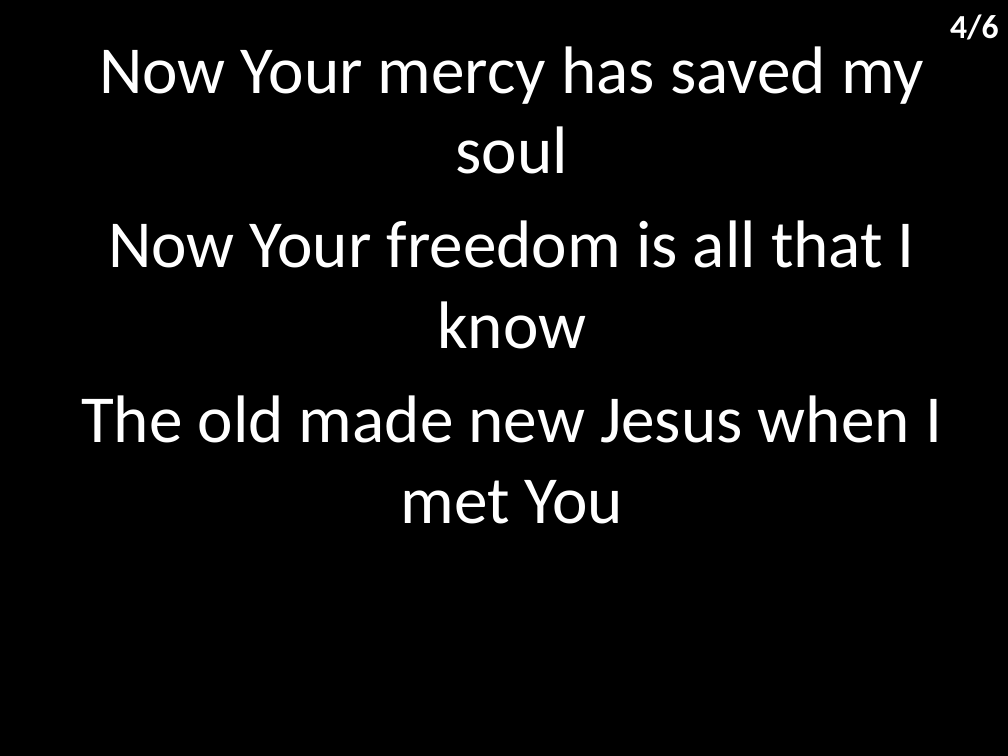
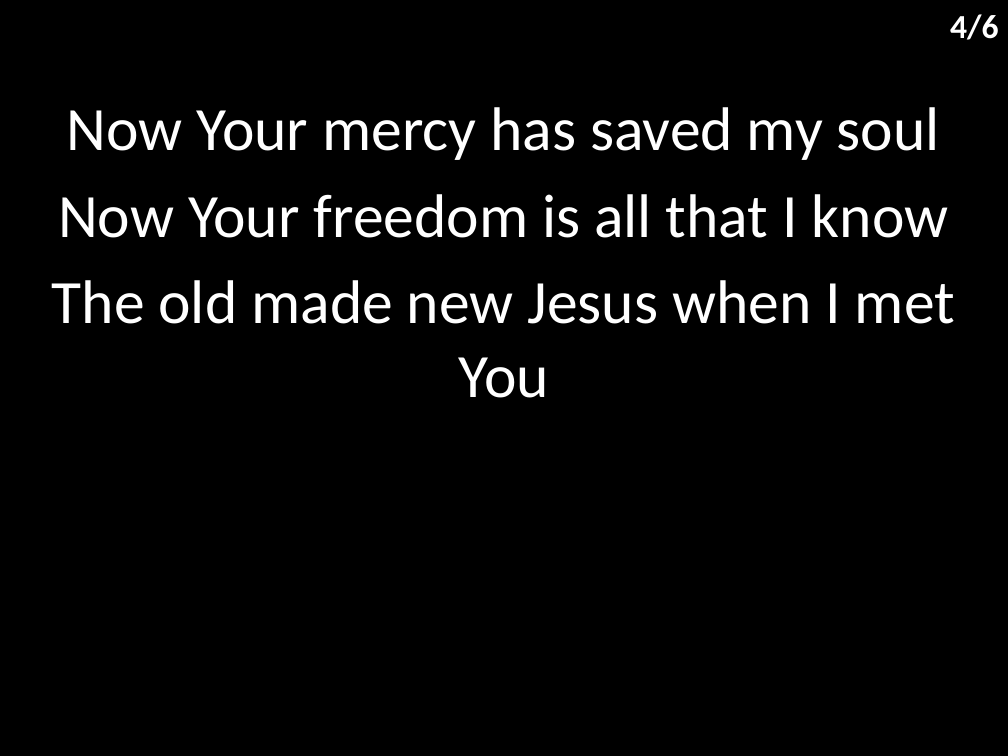
Before and after one commit to hoo-are-ya/worship, a slide deck: slide 5 of docs/songs/glorious day.pptx. Drawn at 1008x756 pixels with LibreOffice and Linux fonts; fonts in the diff are those of the drawing. Boxes give left, top, right and bottom in pixels: in the first picture for what was removed or moved away, otherwise in the second. Text is boxed around its words. In the diff, an @@ line names an element or a change of style, - is before the commit and + after.

```diff
--- a/docs/songs/glorious day.pptx
+++ b/docs/songs/glorious day.pptx
@@ subtitle "Now Your mercy has saved ...": place and size @@
-subtitle "Now Your mercy has saved ..." at (81,46,942,524)
+subtitle "Now Your mercy has saved ..." at (52,107,955,398)
@@ subtitle "Now Your mercy has saved ..." at (52,107,955,398): size 48 to 44 pt @@
```
Also in this commit, not shown: 5 other slides changed, 5 other files.
